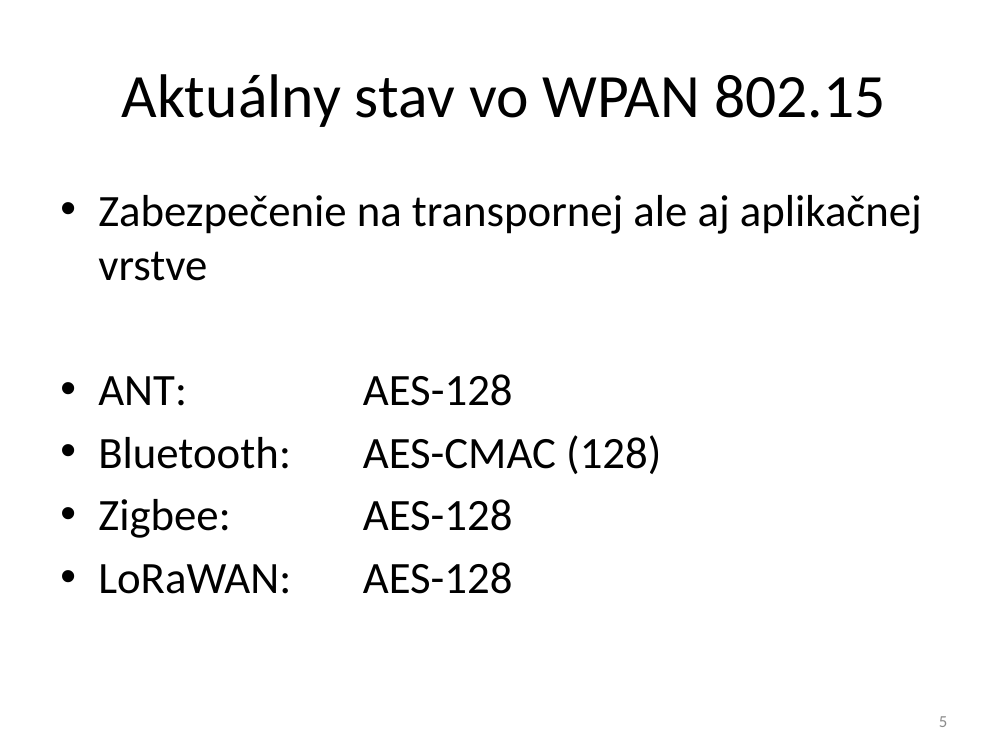
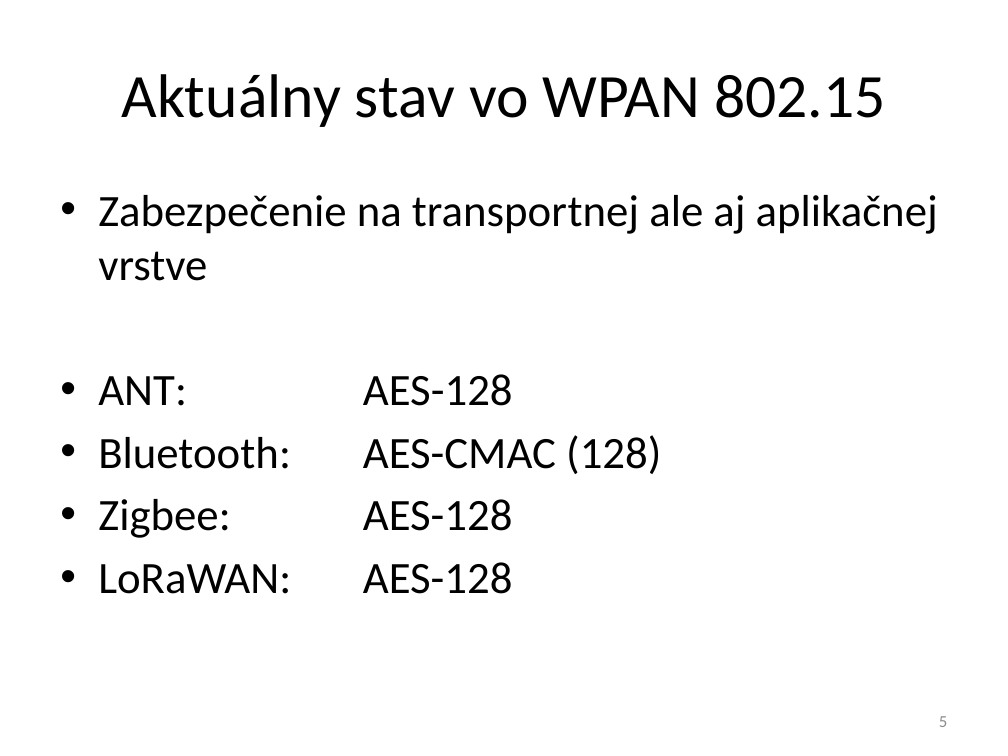
Before and after one commit to javacard-FOSS-applets/nrf6310-pca10007, a slide deck: slide 5 of Obhajoba/xdoubravsky_dp.pptx. Drawn at 1008x756 pixels with LibreOffice and Linux fonts; fonts in the diff are those of the drawing. Boxes give left, top, right and bottom in pixels: in the first picture for what was removed or moved away, otherwise in the second. Text is boxed around its words. In the diff, an @@ line names an element or a change of style, - is before the commit and + after.

```diff
--- a/Obhajoba/xdoubravsky_dp.pptx
+++ b/Obhajoba/xdoubravsky_dp.pptx
@@ text at bbox=[98, 195, 938, 281]: text changed @@
-• Zabezpečenie na transpornej ale aj aplikačnej vrstve
+• Zabezpečenie na transportnej ale aj aplikačnej vrstve
```
Also in this commit, not shown: 7 other slides changed, 5 slides added, 2 slides removed, 1 other file.
